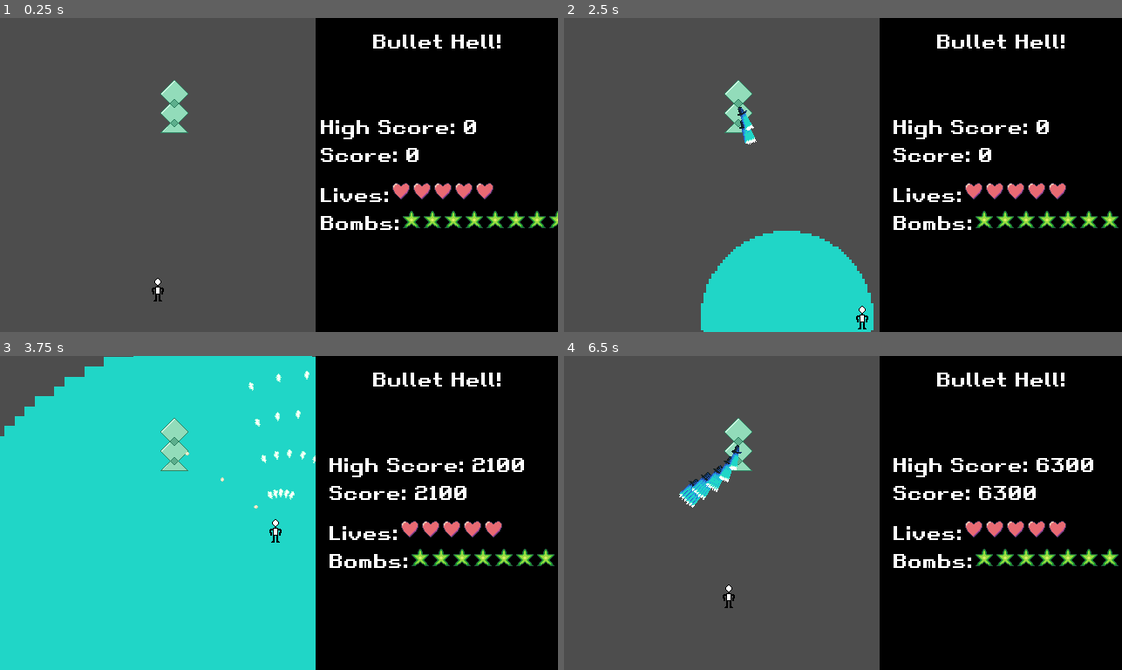
Above: before the commit, frames 1-4 (two rows, left to right).
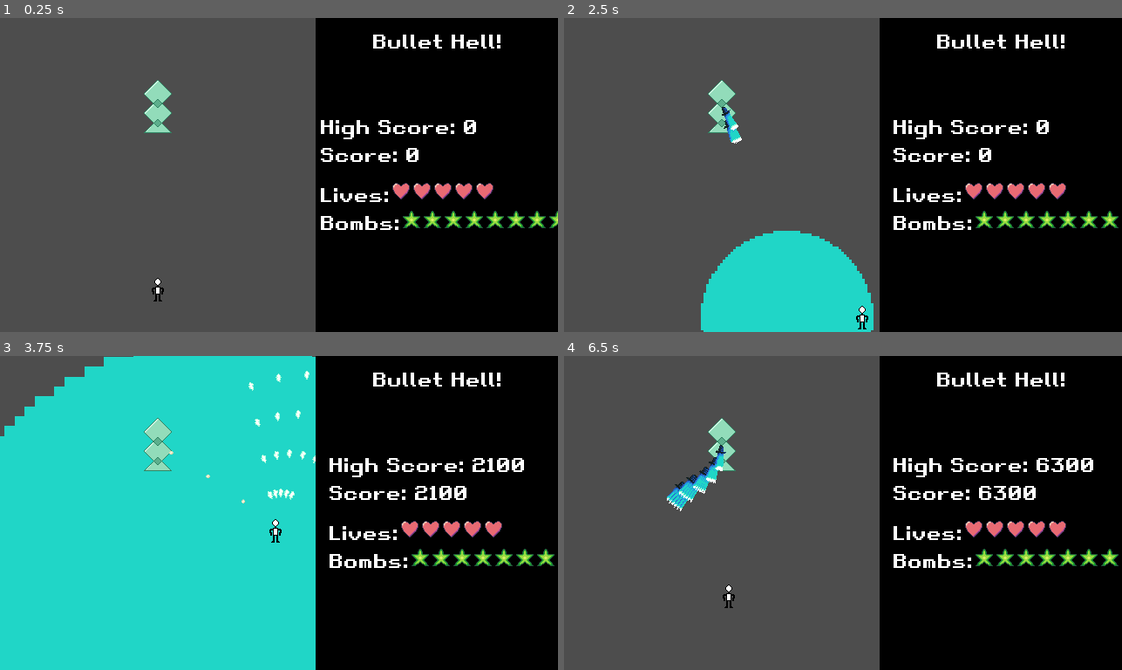
Above: after the commit, the same moments.

Repository: PhotonChaos/BulletHell
Game: Godot game, scene res://scenes/game.tscn
Same seed, same stepped clock (60 frames per second), same inputs: the game is played once before the commit and once after it.
Inputs:
- Up to frame 1 (0.25 s): no input
- Up to frame 2 (2.5 s): tap Enter at 0.5 s; hold Right (move_right) 0.53-1.28 s; hold Shift (focus) 0.53-1.28 s; hold Down (move_down) 1.28-2.03 s; tap Z (primary) at 1.35 s; hold Right (move_right) from 2.03 s (still down); hold X (secondary) from 2.03 s (still down)
- Up to frame 3 (3.75 s): release Right (move_right) at 2.78 s; release X (secondary) at 2.78 s; hold Up (move_up) 2.78-3.53 s; tap Shift (focus) at 2.85 s; hold Left (move_left) from 3.53 s (still down); hold Z (primary) from 3.53 s (still down)
- Up to frame 4 (6.5 s): release Z (primary) at 4.28 s; tap X (secondary) at 4.35 s; release Left (move_left) at 5.03 s; hold Down (move_down) 5.03-5.78 s; hold Shift (focus) 5.03-5.78 s; hold Right (move_right) from 5.78 s (still down); tap Z (primary) at 5.85 s

The runs differ from the first frame. In frame 1, 0.9% of the frame differs, in the area x 25-34%, y 19-37%; in frame 2, 1.1%; in frame 3, 0.9%; in frame 4, 1.6%, in the area x 18-34%, y 19-50%.

Commit message:
Add spell

Diff:
--- a/scripts/level/test_level.gd
+++ b/scripts/level/test_level.gd
@@ -14,5 +14,5 @@
 	#
 	#sleep(3)
 
-	spawn_boss(bossy, Vector2(200, 100))
+	spawn_boss(bossy, Vector2(X_MIDPOINT, 100))
 	sleep(1000)
--- a/scripts/spellcard/crystal_spray.gd
+++ b/scripts/spellcard/crystal_spray.gd
@@ -3,9 +3,11 @@
 func nonspell():
 	if lifetime % 10 == 0:
 		var player_point_angle = (-(_boss.position - GameController.get_player_pos())).angle()
-		_level.bullet_burst(_boss.global_position, Level.BulletType.KNIFE, 6, 12, player_point_angle, 4, 90, 0)
+		_level.bullet_burst(_boss.position, Level.BulletType.KNIFE, 6, 12, player_point_angle, 4, 90, 0)
+
+var spell_rotation: float = 0
 
 func spell():
-	if lifetime % 10 == 0:
-		_level.bullet_ring(_boss.global_position, Level.BulletType.KNIFE, 25, lifetime * TAU/7, 10, 20, 30)
-		_level.bullet_ring(_boss.global_position, Level.BulletType.KNIFE, 10, lifetime * -TAU/7, 10, 20, 30)
+	if lifetime % 1 == 0:
+		spell_rotation += sin(deg_to_rad(lifetime))
+		_level.bullet_ring(_boss.position, Level.BulletType.SMALL_BALL, 8, spell_rotation, 10, 20, 50)
